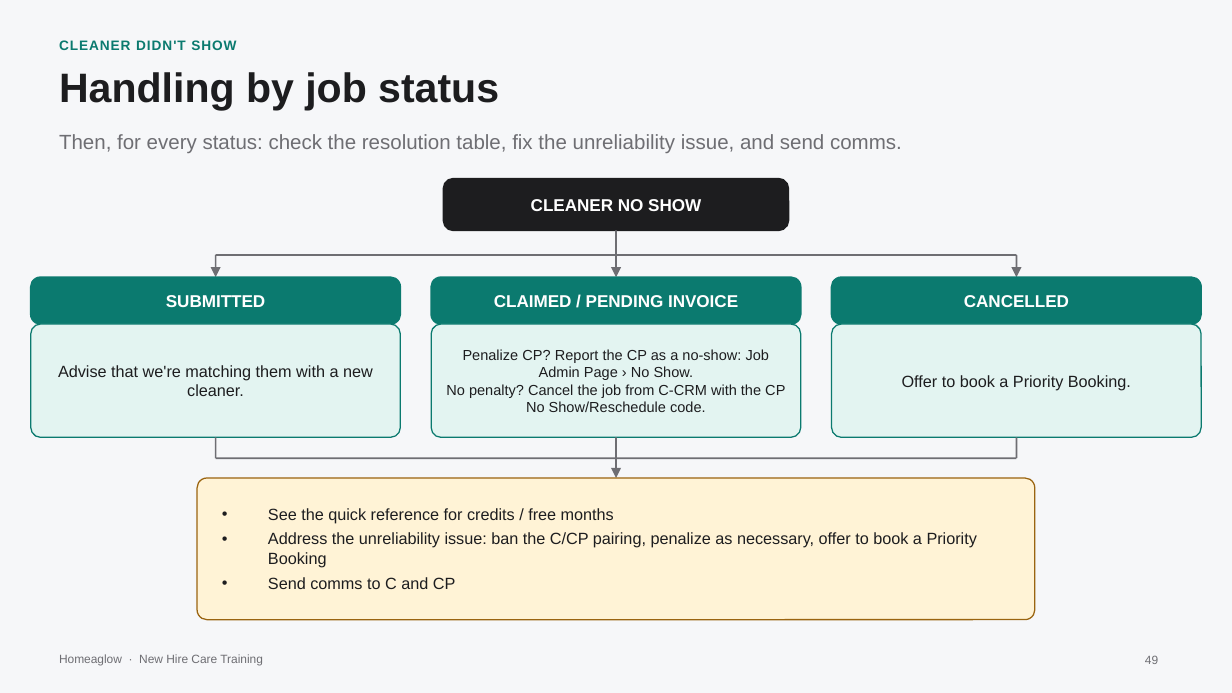
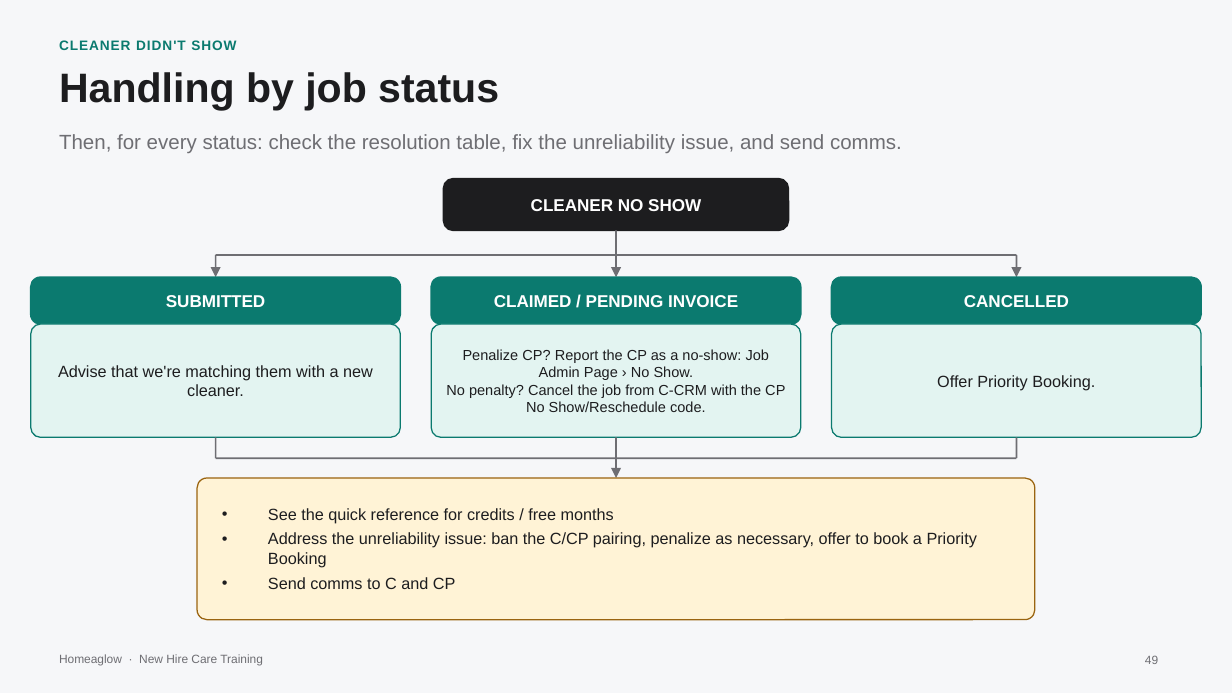
Before and after one commit to anjulimichelle/training, a slide deck: slide 49 of billing-disputes/billing-disputes-cash-payments.pptx. Drawn at 1232x693 pixels with LibreOffice and Linux fonts; fonts in the diff are those of the drawing. Boxes give left, top, right and bottom in pixels: in the first picture for what was removed or moved away, otherwise in the second. Text is boxed around its words. In the diff, an @@ line names an element or a change of style, - is before the commit and + after.

```diff
--- a/billing-disputes/billing-disputes-cash-payments.pptx
+++ b/billing-disputes/billing-disputes-cash-payments.pptx
@@ text at (937, 375, 1095, 390): text changed @@
-Offer to book a Priority Booking.
+Offer Priority Booking.
```
Also in this commit, not shown: 1 slide added, 1 slide removed, 1 other file.
